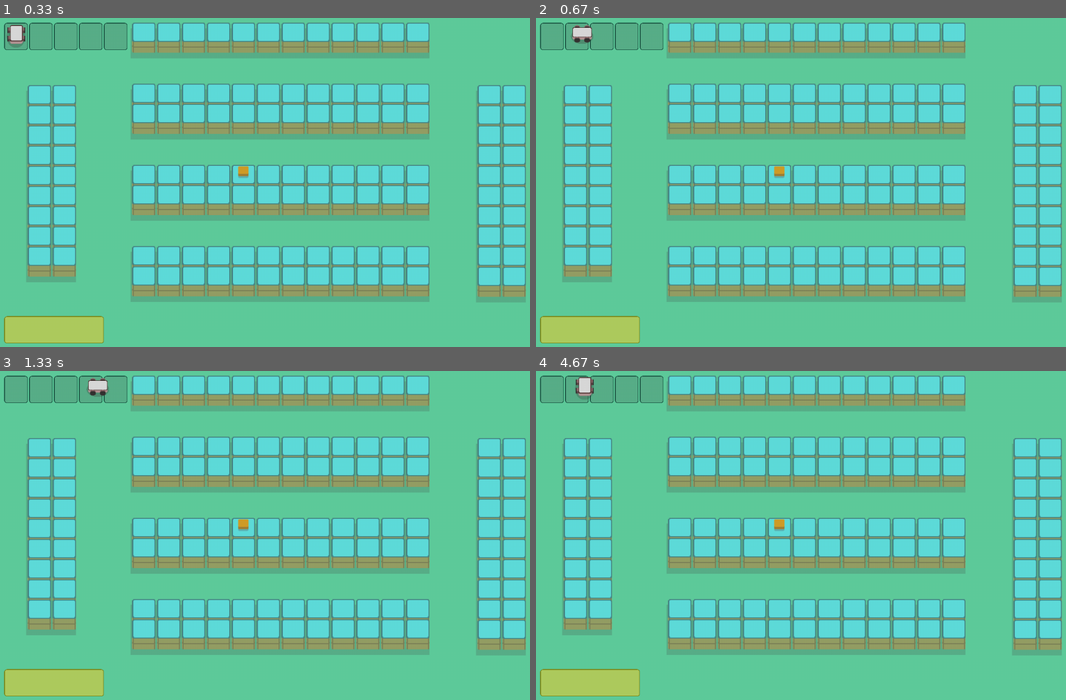
Above: before the commit, frames 1-4 (two rows, left to right).
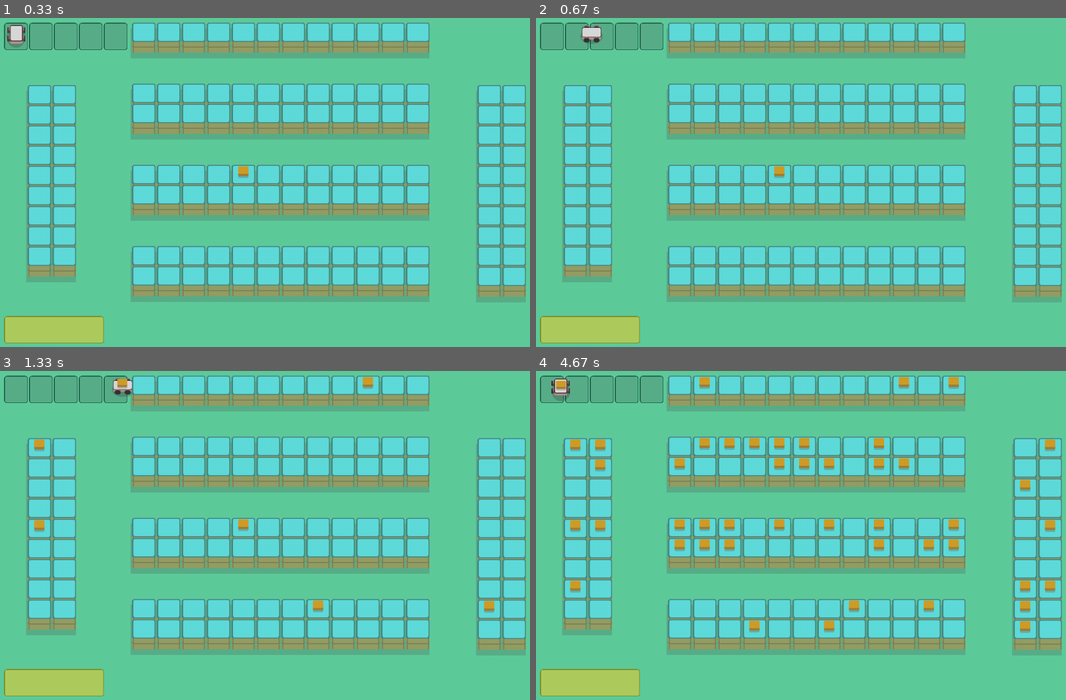
Above: after the commit, the same moments.

Repository: biplove01/warehouse-simulation-2D
Game: pygame game, started from main.py
Two runs of this game, one before a commit and one after it. Both use one fixed random seed, a clock stepped at 60 frames per second and the inputs below.
Inputs:
- Up to frame 1 (0.33 s): no input
- Up to frame 2 (0.67 s): hold E from 0.33 s (still down); hold Right from 0.33 s (still down)
- Up to frame 3 (1.33 s): release E at 0.8 s; release Right at 0.8 s; hold E 0.83-1.3 s; hold Right 0.83-1.3 s; tap Space at 0.9, 1.2 s
- Up to frame 4 (4.67 s): hold Right 1.33-1.8 s; tap Space at 1.4, 1.7, 1.9, 2.23, 2.53, 2.73, 3.03, 3.3, 3.63, 3.93, 4.07, 4.37, 4.5 s; hold Up 1.83-2.13 s; hold Right 2.17-2.63 s; hold Left 2.67-3.2 s; hold Down 3.23-3.53 s; hold E 3.57-3.97 s; hold Left 3.57-3.97 s; hold Left 4-4.4 s; hold Up from 4.43 s (still down)

Frame 1 is identical in both runs. In frame 2, 0.2% of the frame differs, in the area x 6-13%, y 2-8%; in frame 3, 0.7%; in frame 4, 3.6%, in the area x 2-100%, y 1-82%.

Commit message:
continous motion env is set aside for now

Diff:
--- a/main.py
+++ b/main.py
@@ -1,5 +1,6 @@
 import pygame
 from sys import exit
+import random
 
 from constants import *
 from world import create_map
@@ -10,6 +11,8 @@
 pygame.display.set_caption("Warehouse Simulation")
 pygame.display.set_icon(ROBOT_IMAGE_SIDE)
 clock = pygame.time.Clock()
+
+score = 0
 
 
 robot = Robot()
@@ -36,6 +39,14 @@
   pygame.display.update()
 
 
+def respawn_box(passed_shelves):
+    empty_shelves = [shelf for shelf in passed_shelves if not shelf.has_box]
+
+    if empty_shelves:
+        new_box_shelf = random.choice(empty_shelves)
+        new_box_shelf.has_box = True
+        new_box_shelf.image = new_box_shelf.loaded_image
+
 
 # GAME STARTS HERE
 
@@ -48,10 +59,20 @@
   keys = pygame.key.get_pressed()
 
   if keys[pygame.K_e]:
-    robot.pickup_box(shelves)
+    if robot.loaded:
+      if robot.drop_box(dropoff_platforms):
+        score += 1
+        print(f"Total score: {score}")
+        respawn_box(shelves)
+    else:
+      robot.pickup_box(shelves)
+
+  if keys[pygame.K_SPACE]:
+    respawn_box(shelves)
 
   robot.handle_inputs()
   robot.handle_physics(shelves)
+  robot.handle_physics(dropoff_platforms)
   render()
 
   clock.tick(60)
--- a/robot.py
+++ b/robot.py
@@ -44,52 +44,85 @@
     if self.loaded:
       return
 
+    margin = 30
+
     for shelf in shelves:
       if not shelf.has_box:
         continue
 
-      # Use VISUAL dimensions for interaction
+      # visual dimensions for interaction
       shelf_visual_bottom = shelf.y + SHELF_IMAGE_HEIGHT
       shelf_visual_top = shelf.y
       shelf_right = shelf.x + TILE_SIZE
       shelf_left = shelf.x
 
-      dx = abs(self.centerx - (shelf.x + TILE_SIZE // 2))
-      dy = abs(self.centery - (shelf.y + SHELF_IMAGE_HEIGHT // 2))
+      dx = abs(self.centerx - (shelf.x + TILE_SIZE // 2))           # horizontal center of robot - hor center of shelf
+      dy = abs(self.centery - (shelf.y + SHELF_IMAGE_HEIGHT // 2))  # vertical center of robot - ver center of shelf
 
       in_front = False
-      margin = 15  # tolerance in pixels
 
       if self.direction == 'up':
-          # Robot should be just below the visible shelf
-          if (self.top >= shelf_visual_bottom - margin and
-              self.top <= shelf_visual_bottom + margin and
-              dx < TILE_SIZE // 2):
-              in_front = True
+        if (self.top >= shelf_visual_bottom - margin and self.top <= shelf_visual_bottom + margin and dx < TILE_SIZE // 2):
+          in_front = True
       elif self.direction == 'down':
-          if (self.bottom >= shelf_visual_top + margin and
-              dx < TILE_SIZE // 2):
-              in_front = True
+        if (self.bottom >= shelf_visual_top + margin and dx < TILE_SIZE // 2):
+          in_front = True
       elif self.direction == 'left':
-          if (self.right >= shelf_right - margin and
-              self.right <= shelf_right + margin and
-              dy < SHELF_IMAGE_HEIGHT // 2):
-              in_front = True
+        if (shelf_right - margin <= self.left <= shelf_right + margin and self.bottom > shelf.y and self.top < shelf.y + SHELF_IMAGE_HEIGHT):
+            in_front = True
+
       elif self.direction == 'right':
-          if (self.left <= shelf_left + margin and
-              self.left >= shelf_left - margin and
-              dy < SHELF_IMAGE_HEIGHT // 2):
-              in_front = True
+        if (shelf_left - margin <= self.right <= shelf_left + margin and self.bottom > shelf.y and self.top < shelf.y + SHELF_IMAGE_HEIGHT):
+            in_front = True
 
       if in_front:
-        print("PICKING UP BOX!")
         self.loaded = True
         shelf.has_box = False
         shelf.image = shelf.empty_image
         self.update_image()
-        print(f"Robot now loaded: {self.loaded}")
+        print("Box picked from shelf!")
         break
 
+  def drop_box(self, dropoff_platforms):
+    if not self.loaded:
+      return False
+
+    margin = 15
+
+    for platform in dropoff_platforms:
+      dx = abs(self.centerx - (platform.centerx + TILE_SIZE * 2))                 # horiz center of robot - horiz center of platform
+      dy = abs(self.centery - (platform.centery + CHARGE_STATION_HEIGHT // 2))    # verti center of robot - verti center of platform
+
+      hitbox = platform.hitbox
+      in_position = False
+
+      if self.direction == 'down':
+          if (platform.top - margin <= self.bottom <= platform.top + margin and dx < (3* TILE_SIZE) // 2):
+              in_position = True
+
+      elif self.direction == 'up':
+          if (platform.bottom - margin <= self.top <= platform.bottom + margin and dx < (3* TILE_SIZE) // 2):
+              in_position = True
+
+      elif self.direction == 'right':
+        # Robot left of platform, facing right
+        if (hitbox.left - margin <= self.right <= hitbox.left + margin and
+            self.bottom > hitbox.top and self.top < hitbox.bottom):
+            in_position = True
+
+      elif self.direction == 'left':
+        # Robot right of platform, facing left
+        if (hitbox.right - margin <= self.left <= hitbox.right + margin and
+            self.bottom > hitbox.top and self.top < hitbox.bottom):
+            in_position = True
+
+
+      if in_position:
+        self.loaded = False
+        self.update_image()
+        return True
+
+      return False
 
 
   def handle_physics(self, obstracles):
--- a/sprites.py
+++ b/sprites.py
@@ -32,3 +32,4 @@
   def __init__(self, x, y, image):
     pygame.Rect.__init__(self, x, y, TILE_SIZE, CHARGE_STATION_HEIGHT)
     self.image = image
+    self.hitbox = pygame.Rect(x, y, 4*(TILE_SIZE + TILE_GAP), CHARGE_STATION_HEIGHT)
--- /dev/null
+++ b/warehouse_env.py
@@ -0,0 +1,22 @@
+import gymnasium as gym
+from gymnasium import spaces
+import numpy as np
+
+import pygame
+from world import create_map
+from constants import *
+from robot import Robot
+
+class WarehouseEnv(gym.Env):
+  metadata = {"render_modes": ["human", "rgb_array"], "render_fps": 60}
+
+  def __init__(self, render_mode=None):
+    super().__init__()
+    self.render_mode = render_mode
+
+    # Actions: 0: Up, 1: Down, 2: Left, 3: Right, 4:Interact (E)
+    self.action_space = spaces.Discrete(5)
+
+    # Observation: [robot_x, robot_y, robot_loaded, box_x, box_y]
+    # Normalized between 0 and 1
+    self.observation_space = spaces.Box(low=0, high=1, shape=(5,), dtype=np.float32)
--- a/world.py
+++ b/world.py
@@ -76,8 +76,7 @@
   dropoff_platform = DropoffPlatform(x_dropoff, y_dropoff, DROP_OFF_PLATFORM_IMAGE)
   dropoff_platforms.append(dropoff_platform)
 
-
-  # randomly make shelf have box
+   # randomly make shelf have box
   box_shelf = random.choice(shelves)
   box_shelf.has_box = True
   box_shelf.image = box_shelf.loaded_image
Not shown, added: assets/wa
